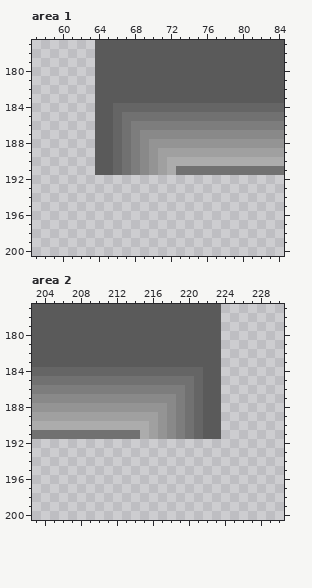
Pixel-art file -- Assets/Artwork/Tileset.aseprite. Above is the file before it was changed.
500x500 pixels, 1 frame. Pixels under 10% opacity are left out. Colours within 5 levels of each other are drawn and written as one. Shown: area 1: x 57..84, y 177..200; area 2: x 203..230, y 177..200. The commit also changed other parts of the picture, which this record leaves out.
The result:
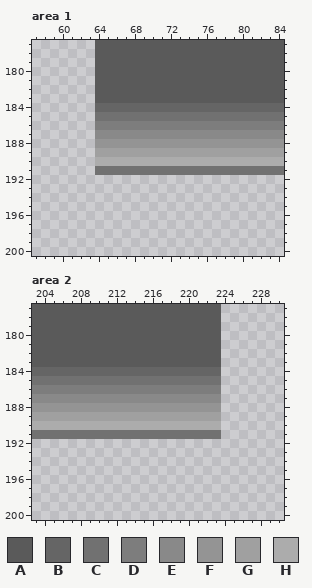
Palette (. is transparent): A #5a5a5a  B #656565  C #717171  D #7d7d7d  E #898989  F #949494  G #a0a0a0  H #acacac
The edit:
Changed rows in their new state; - is an unchanged pixel.
Area 1, layer "Layer 1":
first column x 64:
184 BB-------
185 CCC------
186 DDDD-----
187 EEEEE----
188 FFFFFF---
189 GGGGGGG--
190 HHHHHHHH-
191 CCC-CCCCC
Area 2, layer "Layer 1":
first column x 215:
184 -------BB
185 ------CCC
186 -----DDDD
187 ----EEEEE
188 ---FFFFFF
189 --GGGGGGG
190 -HHHHHHHH
191 CCCCC-CCC
Changed places in both pictures, as pixel boxes (x1, y1, x2, y2):
changed: (95, 103, 176, 175)
changed: (140, 367, 221, 439)
